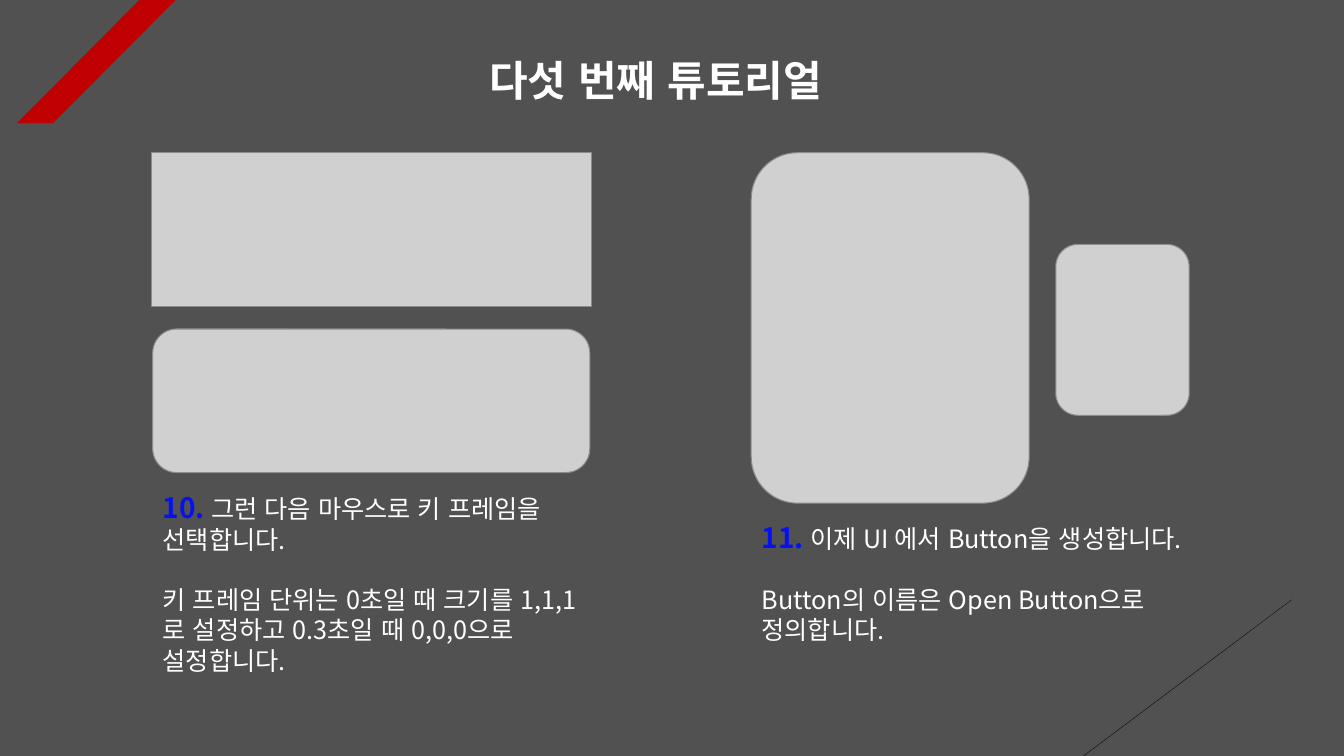
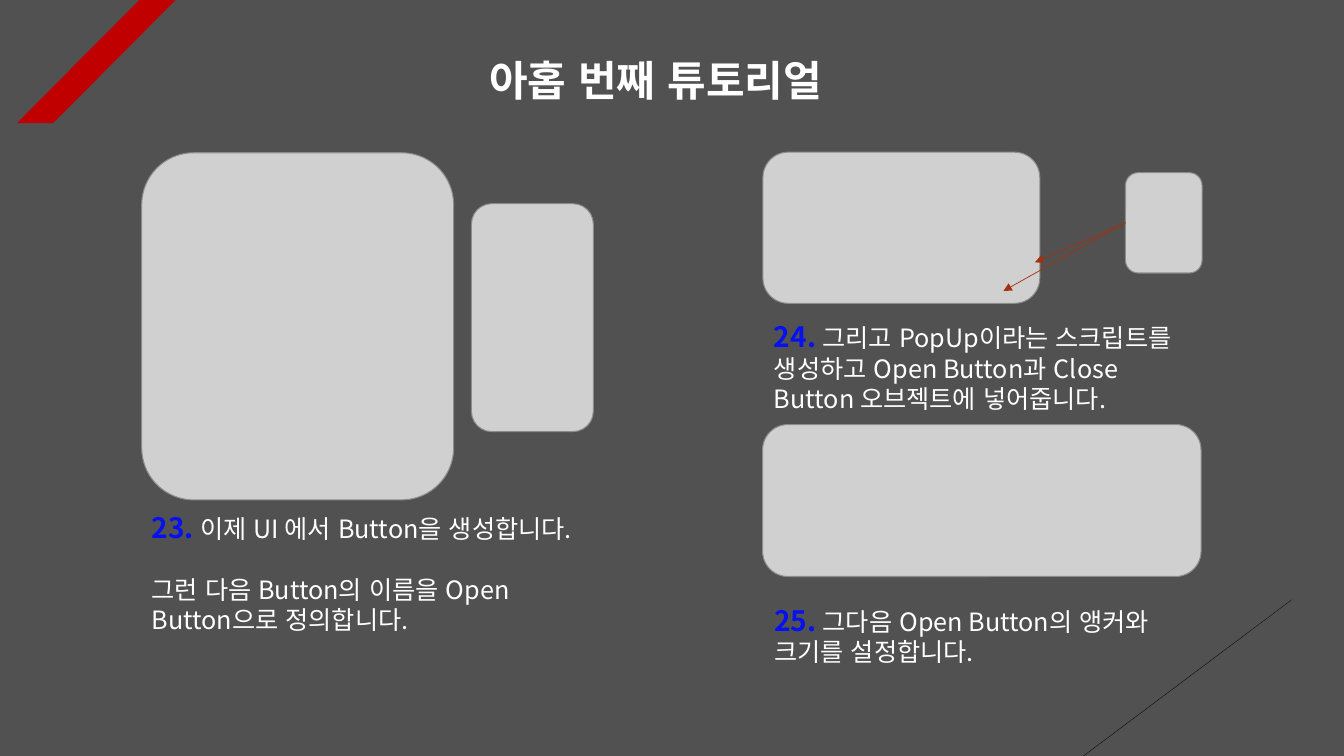
Before and after one commit to Unity2033/3D-UnityEngine, a slide deck: slide 9 of Assets/Class/Animation Clip/PPT Data/Animation Clip Example.pptx (slide 5 before the commit). Drawn at 1344x756 pixels with LibreOffice and Linux fonts; fonts in the diff are those of the drawing; grey boxes stand for pictures. Boxes give left, top, right and bottom in pixels: in the first picture for what was removed or moved away, otherwise in the second. Text is boxed around its words. In the diff, an @@ line names an element or a change of style, - is before the commit and + after.

```diff
--- a/Assets/Class/Animation Clip/PPT Data/Animation Clip Example.pptx
+++ b/Assets/Class/Animation Clip/PPT Data/Animation Clip Example.pptx
@@ text at <box>489,60,821,100</box>: text changed @@
-다섯 번째 튜토리얼
+아홉 번째 튜토리얼
@@ picture: place and size @@
-picture at <box>751,153,1029,504</box>
+picture at <box>142,153,454,500</box>
@@ picture removed at <box>152,153,593,307</box> @@
@@ picture added at <box>763,152,1041,303</box> @@
@@ picture added at <box>1126,172,1203,273</box> @@
@@ picture: place and size @@
-picture at <box>1056,244,1189,415</box>
+picture at <box>472,204,594,432</box>
@@ arrow added from (1126, 223) to (1003, 291), #A5300F 0.5 pt dashed @@
@@ arrow added from (1126, 223) to (1035, 262), #A5300F 0.5 pt dashed @@
@@ picture removed at <box>153,329,591,472</box> @@
@@ text added at <box>774,326,1172,410</box>, 18 pt, text #FFFFFF @@
+24. 그리고 PopUp이라는 스크립트를 생성하고 Open Button과 Close Button 오브젝트에 넣어줍니다.
@@ picture added at <box>763,424,1202,577</box> @@
@@ text removed at <box>163,497,576,672</box> @@
-10. 그런 다음 마우스로 키 프레임을 선택합니다.
-키 프레임 단위는 0초일 때 크기를 1,1,1로 설정하고 0.3초일 때 0,0,0으로 설정합니다.
@@ text at <box>152,517,572,631</box>: text changed @@
-11. 이제 UI 에서 Button을 생성합니다.
-Button의 이름은 Open Button으로 정의합니다.
+23. 이제 UI 에서 Button을 생성합니다.
+그런 다음 Button의 이름을 Open Button으로 정의합니다.
@@ text added at <box>774,610,1149,663</box>, 18 pt, text #FFFFFF @@
+25. 그다음 Open Button의 앵커와 크기를 설정합니다.
```
Also in this commit, not shown: 11 other slides changed, 4 slides added, 30 other files.
